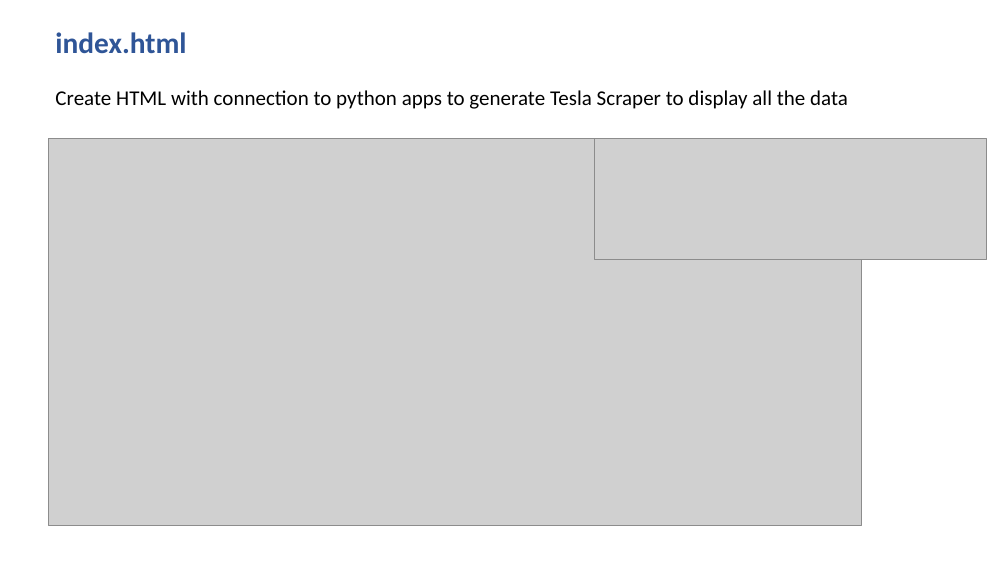
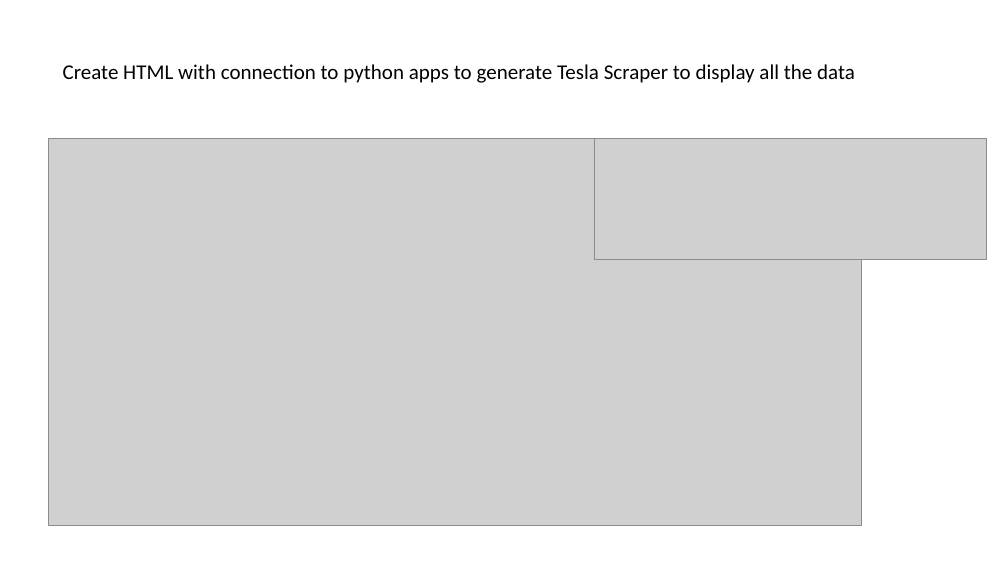
Before and after one commit to sissa81/legendary-system, a slide deck: slide 9 of Presentation/legendary-system.pptx (slide 10 before the commit). Drawn at 1008x567 pixels with LibreOffice and Linux fonts; fonts in the diff are those of the drawing; grey boxes stand for pictures. Boxes give left, top, right and bottom in pixels: in the first picture for what was removed or moved away, otherwise in the second. Text is boxed around its words. In the diff, an @@ line names an element or a change of style, - is before the commit and + after.

```diff
--- a/Presentation/legendary-system.pptx
+++ b/Presentation/legendary-system.pptx
@@ text at [55,32,186,54]: paragraph removed @@
-index.html
@@ text "Create HTML with connection to ...": place and size @@
-text "Create HTML with connection to ..." at [55,32,848,109]
+text "Create HTML with connection to ..." at [63,64,855,83]
```
Also in this commit, not shown: 3 other slides changed, 3 slides added, 3 slides removed.
